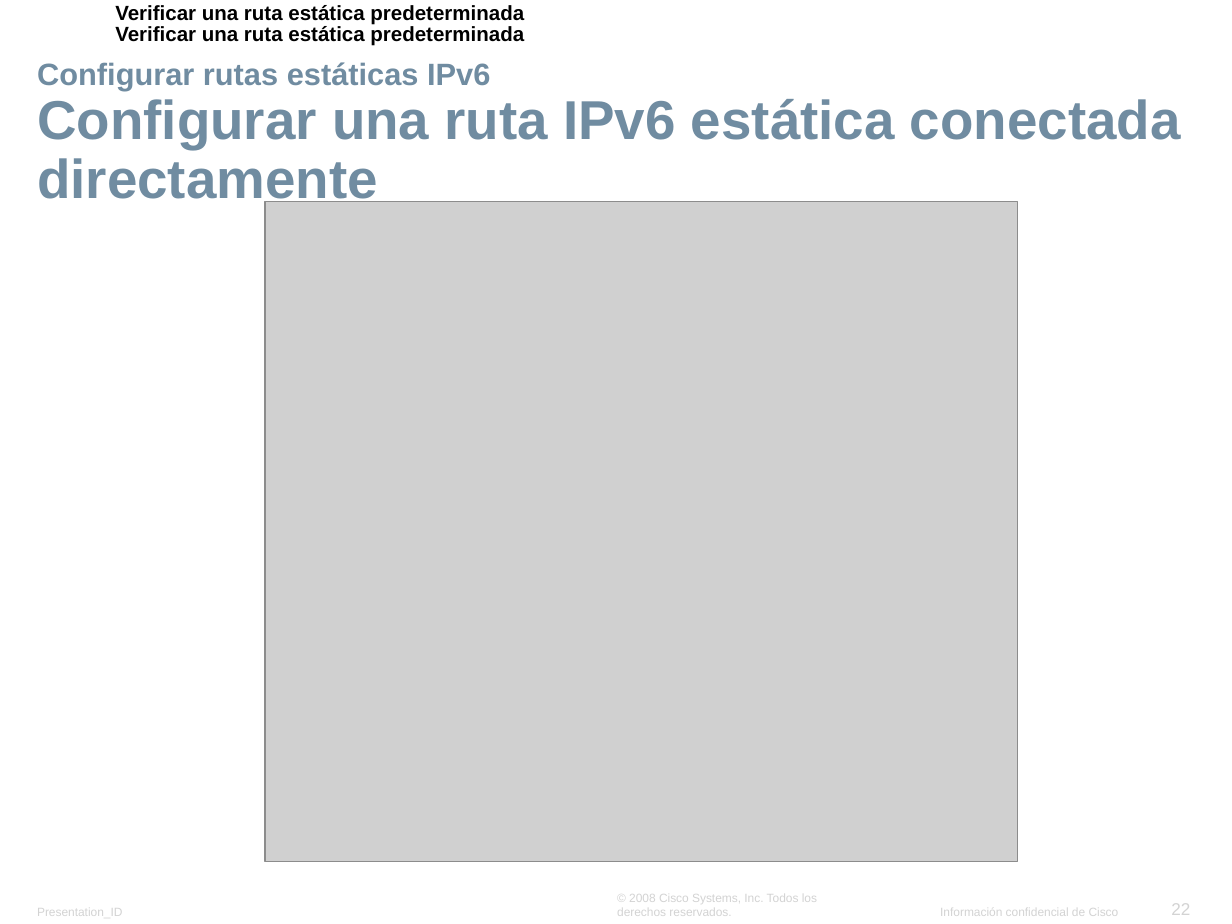
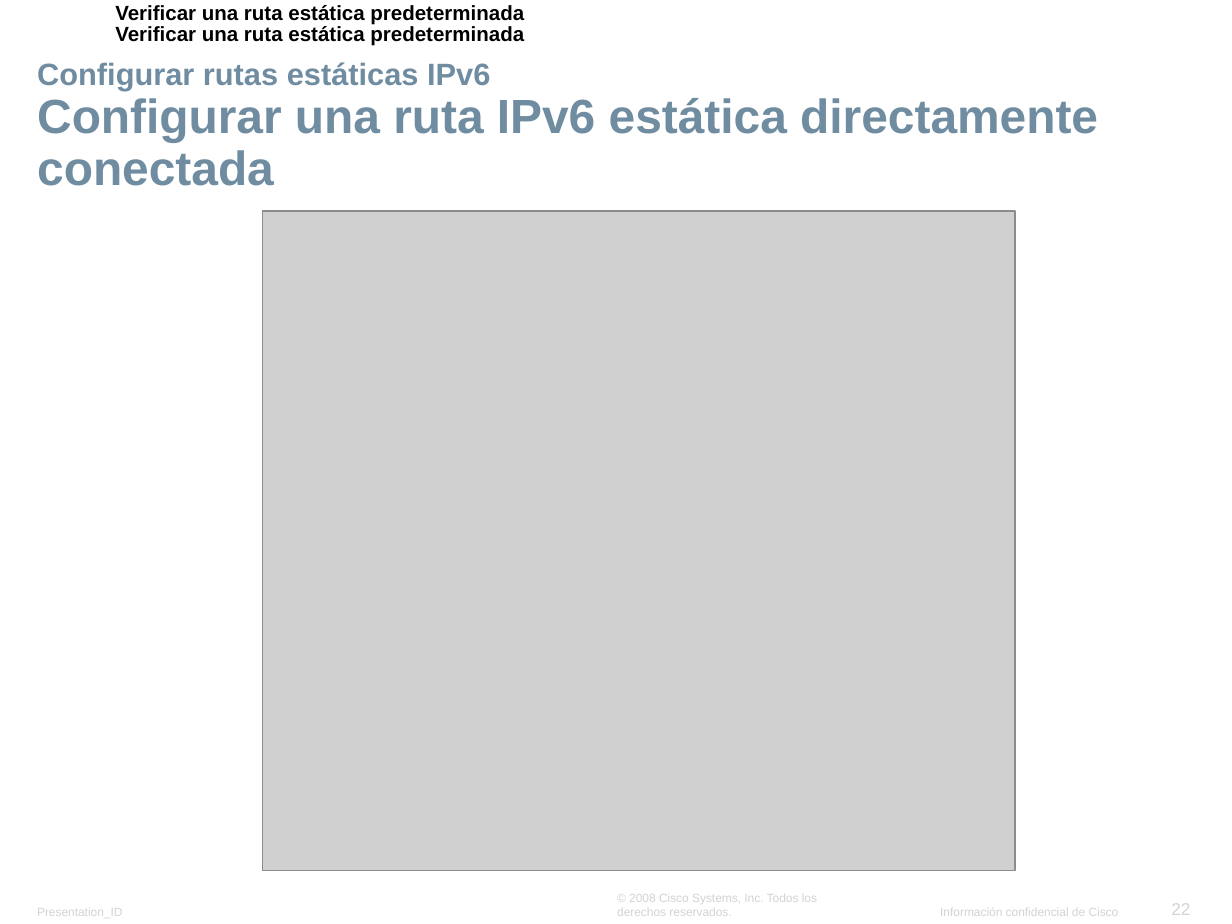
Before and after one commit to lizetheP/Seguridad, a slide deck: slide 22 of CalendarioAgo23/Presentaciones/6_Ruteo_estatico.pptx. Drawn at 1232x924 pixels with LibreOffice and Linux fonts; fonts in the diff are those of the drawing; grey boxes stand for pictures; background and template pictures are left out. Boxes give left, top, right and bottom in pixels: in the first picture for what was removed or moved away, otherwise in the second. Text is boxed around its words. In the diff, an @@ line names an element or a change of style, - is before the commit and + after.

```diff
--- a/CalendarioAgo23/Presentaciones/6_Ruteo_estatico.pptx
+++ b/CalendarioAgo23/Presentaciones/6_Ruteo_estatico.pptx
@@ title at box(37, 62, 1098, 186): text changed; size 32 to 28 pt @@
-Configurar rutas estáticas IPv6
-Configurar una ruta IPv6 estática conectada directamente
+Configurar rutas estáticas IPv6
+Configurar una ruta IPv6 estática directamente conectada
@@ picture: place and size @@
-picture at box(265, 202, 1018, 862)
+picture at box(262, 211, 1015, 871)
```
Also in this commit, not shown: 4 other slides changed, 18 other files.
